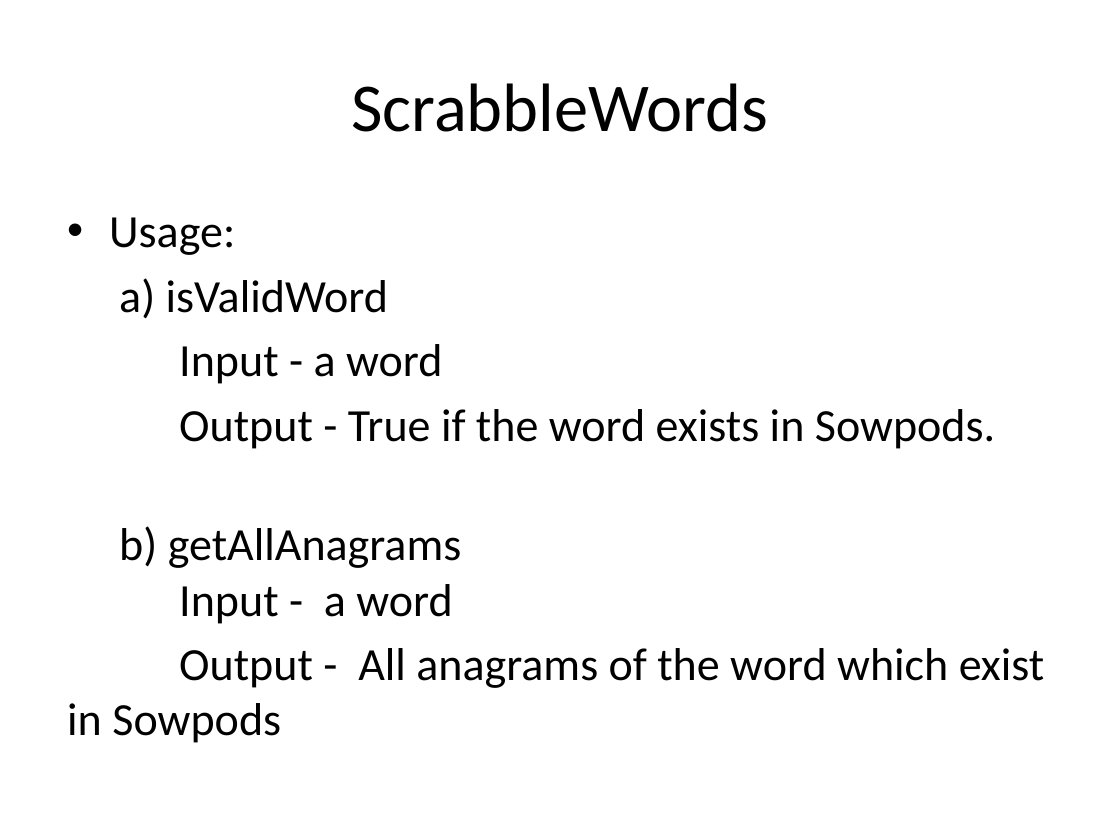
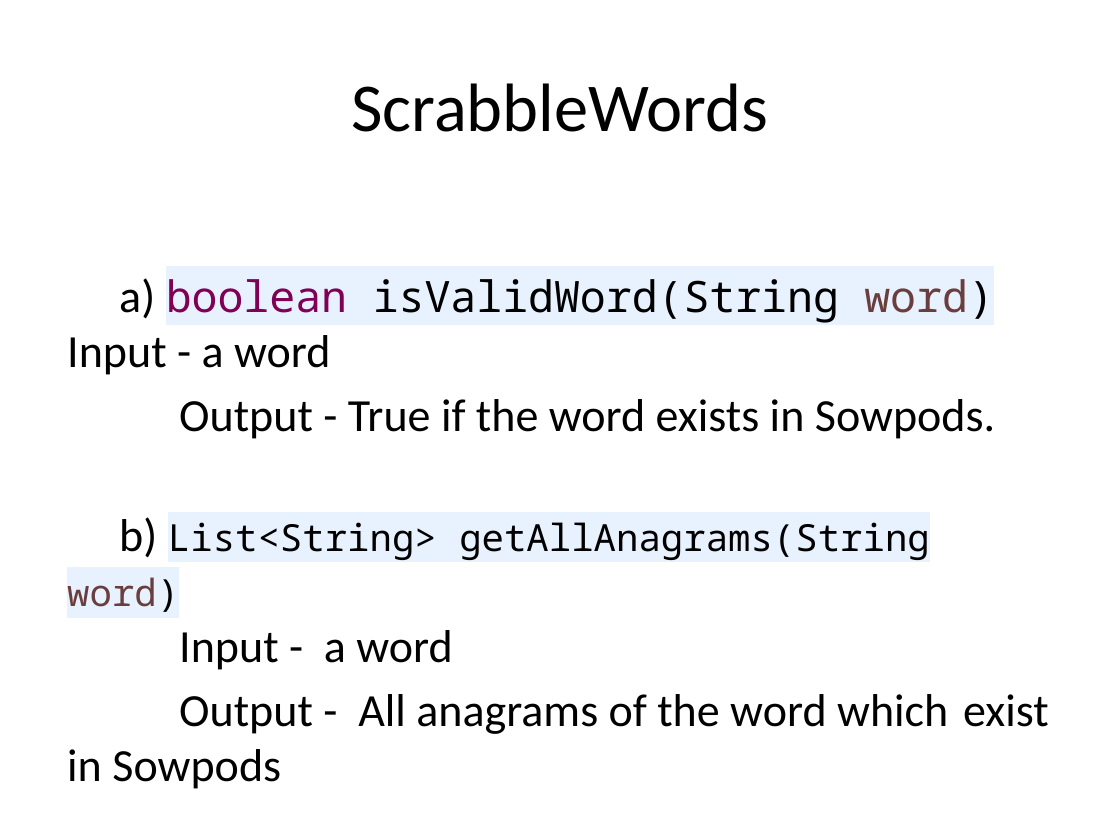
Before and after one commit to apoorvumang/Scrabble, a slide deck: slide 2 of Scrabble Word Suggestor.pptx. Drawn at 1120x840 pixels with LibreOffice and Linux fonts; fonts in the diff are those of the drawing. Boxes give left, top, right and bottom in pixels: in the first picture for what was removed or moved away, otherwise in the second. Text is boxed around its words. In the diff, an @@ line names an element or a change of style, - is before the commit and + after.

```diff
--- a/Scrabble Word Suggestor.pptx
+++ b/Scrabble Word Suggestor.pptx
@@ text at [67,278,993,375]: text changed; size 29.6 to 27.8 pt; font Calibri to Noto Sans Mono @@
-• Usage:
-a) isValidWord
-Input - a word
+a) boolean isValidWord(String word) Input - a word
@@ text at [67,517,930,670]: text changed; size 29.6 to 24.1 pt; font Calibri to Noto Sans Mono @@
-b) getAllAnagrams
-Input - a word
+b) List<String> getAllAnagrams(String word)
+Input - a word
```
Also in this commit, not shown: 3 other slides changed, 1 slide added, 6 other files.
